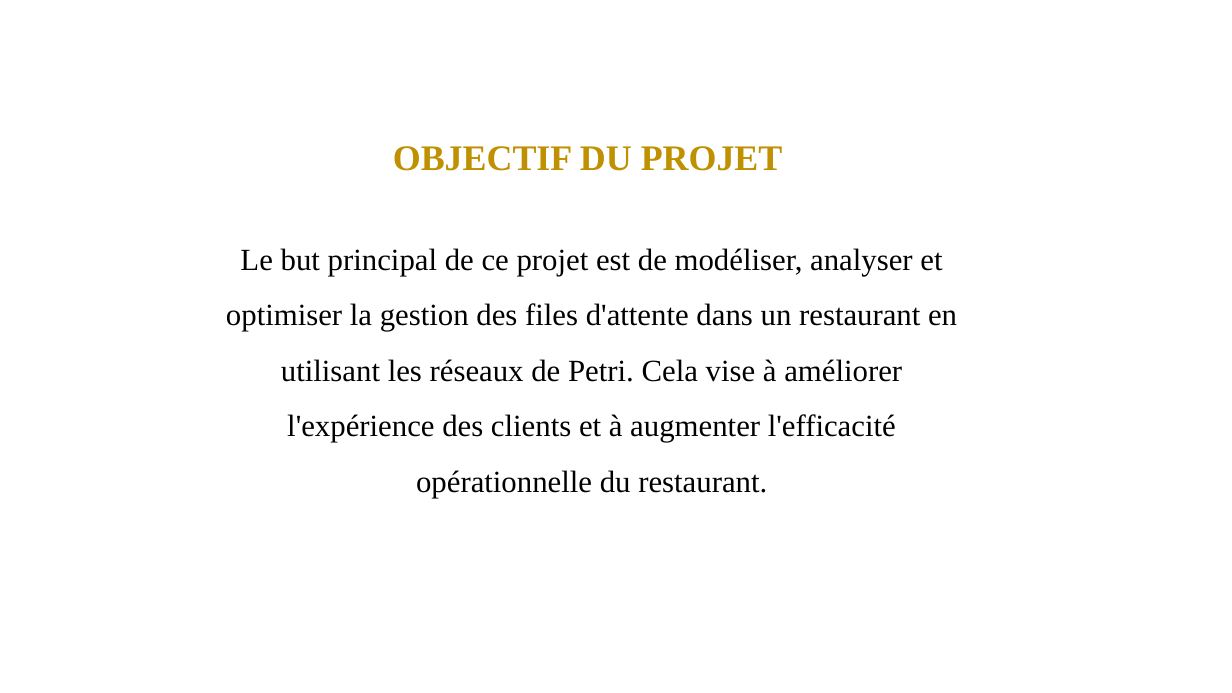
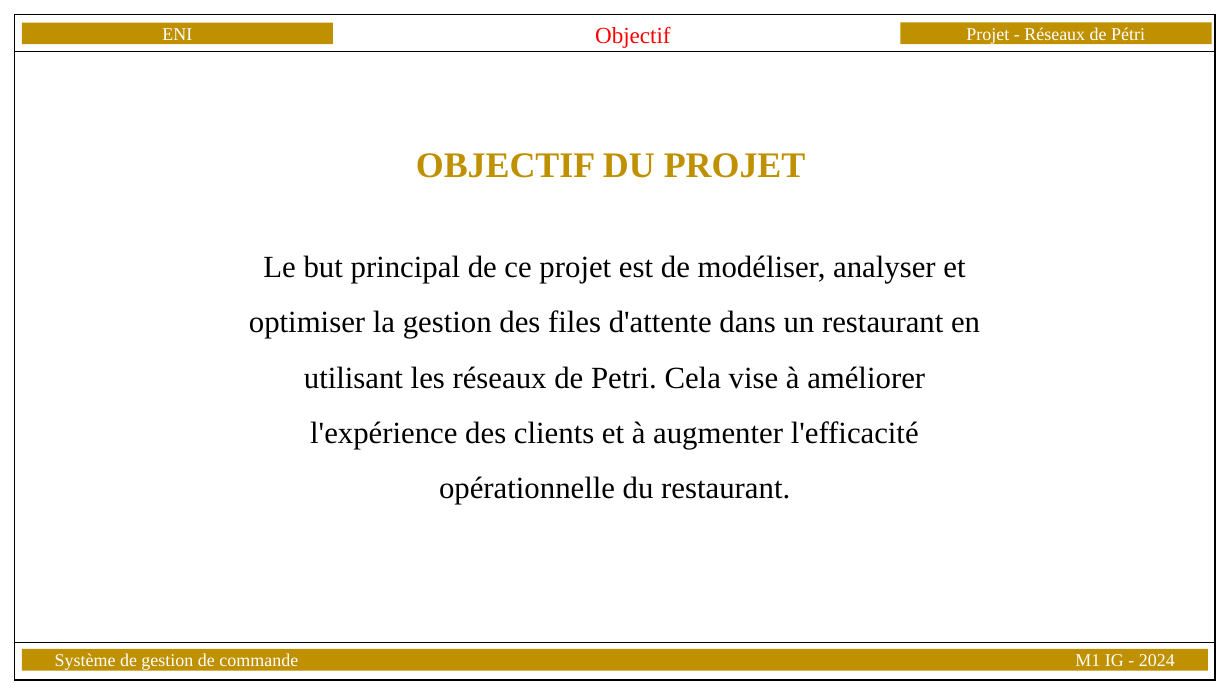
Before and after one commit to ramandimbinirina/Reseau_de_petri, a slide deck: slide 2 of RDP.pptx. Drawn at 1232x693 pixels with LibreOffice and Linux fonts; fonts in the diff are those of the drawing. Boxes give left, top, right and bottom in pixels: in the first picture for what was removed or moved away, otherwise in the second. Text is boxed around its words. In the diff, an @@ line names an element or a change of style, - is before the commit and + after.

```diff
--- a/RDP.pptx
+++ b/RDP.pptx
@@ text added at [595, 26, 671, 48], 18 pt, text #FF0000 @@
+Objectif
@@ text "OBJECTIF DU PROJET": place and size @@
-text "OBJECTIF DU PROJET" at [226, 146, 957, 498]
+text "OBJECTIF DU PROJET" at [249, 153, 980, 505]
@@ group added at [15, 15, 1215, 680]: 4 rectangles, 2 lines @@
+ENI
+Projet - Réseaux de Pétri
+Système de gestion de commande M1 IG - 2024
```
Also in this commit, not shown: 36 other slides changed, 10 slides added, 1 slide removed, 1 other file.
